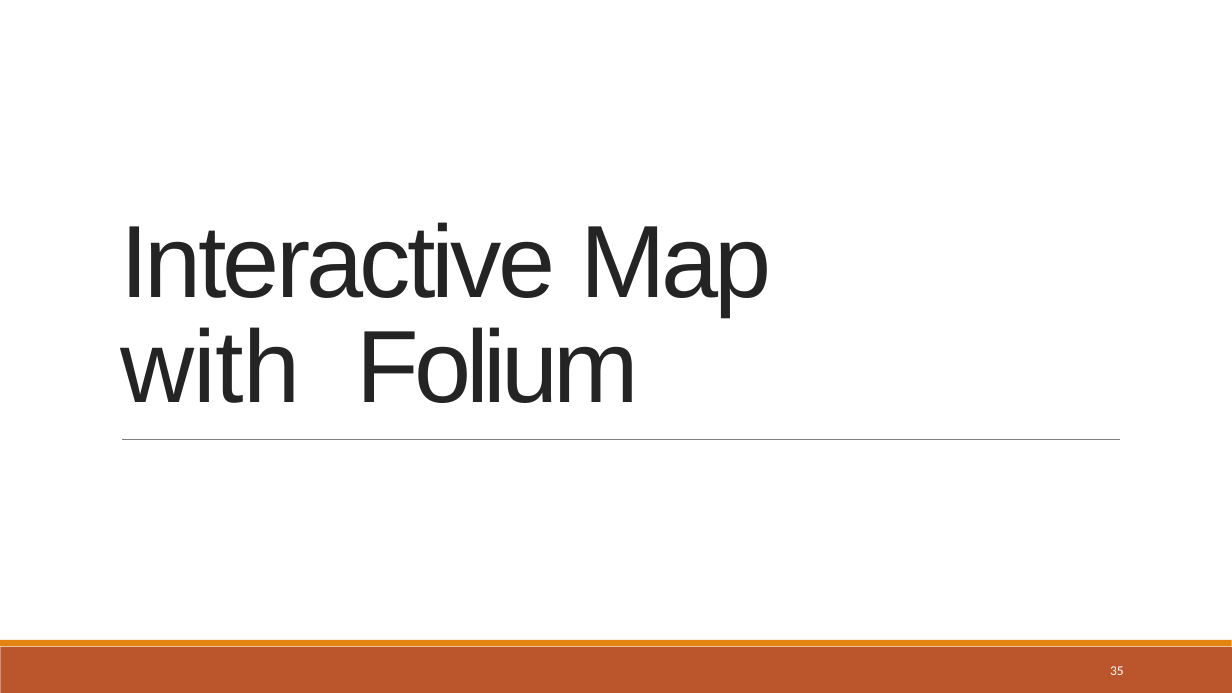
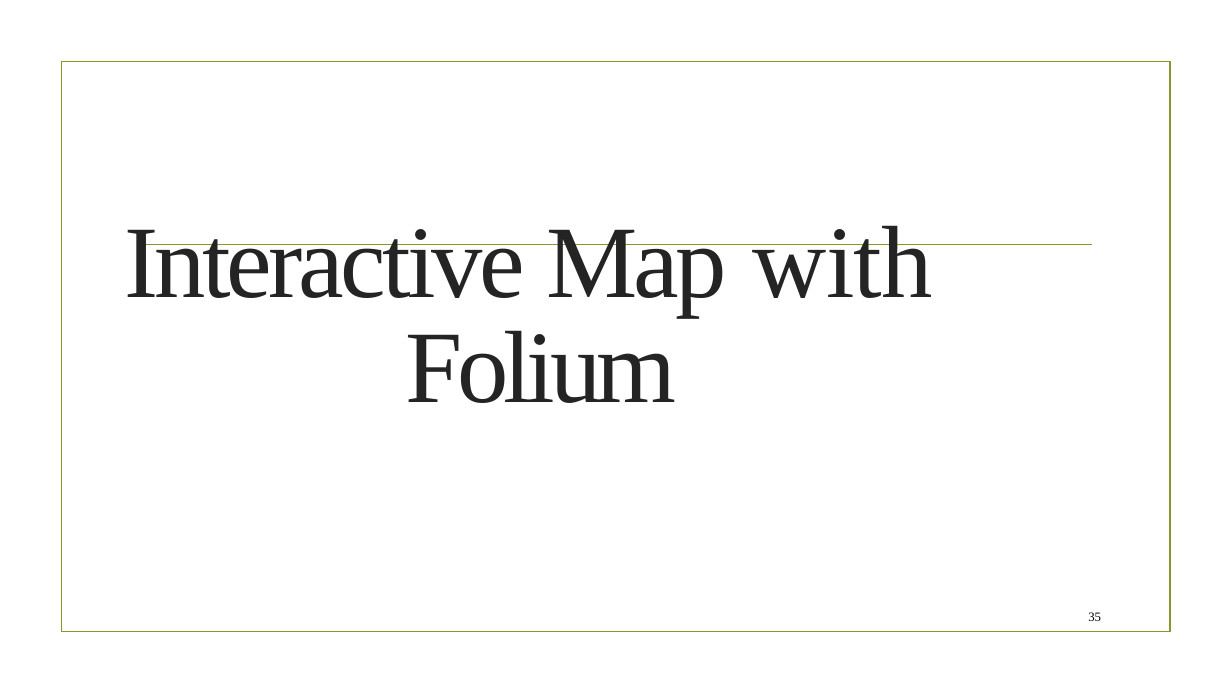
Before and after one commit to Ambatichandu/Applied-Data-Science-Capstone, a slide deck: slide 35 of data science capstone/w5/Data Science Journey.pptx. Drawn at 1232x693 pixels with LibreOffice and Linux fonts; fonts in the diff are those of the drawing; background and template pictures are left out. Boxes give left, top, right and bottom in pixels: in the first picture for what was removed or moved away, otherwise in the second. Text is boxed around its words. In the diff, an @@ line names an element or a change of style, - is before the commit and + after.

```diff
--- a/data science capstone/w5/Data Science Journey.pptx
+++ b/data science capstone/w5/Data Science Journey.pptx
@@ rectangle added at [61,62,1170,632], outline #83992A 1.25 pt @@
@@ title "Interactive Map with Folium" at [124,225,934,403]: font Arial to Times New Roman; alignment left to centre; vertical alignment top to middle @@
@@ line added from (141, 245) to (1092, 245), #83992A 1.25 pt @@
@@ freeform shape removed at [122,439,1120,439] @@
@@ page number: place and size @@
-page number at [1110,666,1124,675]
+page number at [1088,612,1101,621]
@@ page number at [1088,612,1101,621]: size 10.5 to 10 pt, font Calibri to Times New Roman, text colour #FFFFFF to #000000; alignment left to right; vertical alignment top to middle @@
@@ freeform shape removed at [0,647,1232,693] @@
@@ freeform shape removed at [0,640,1232,647] @@
```
Also in this commit, not shown: 46 other slides changed.
